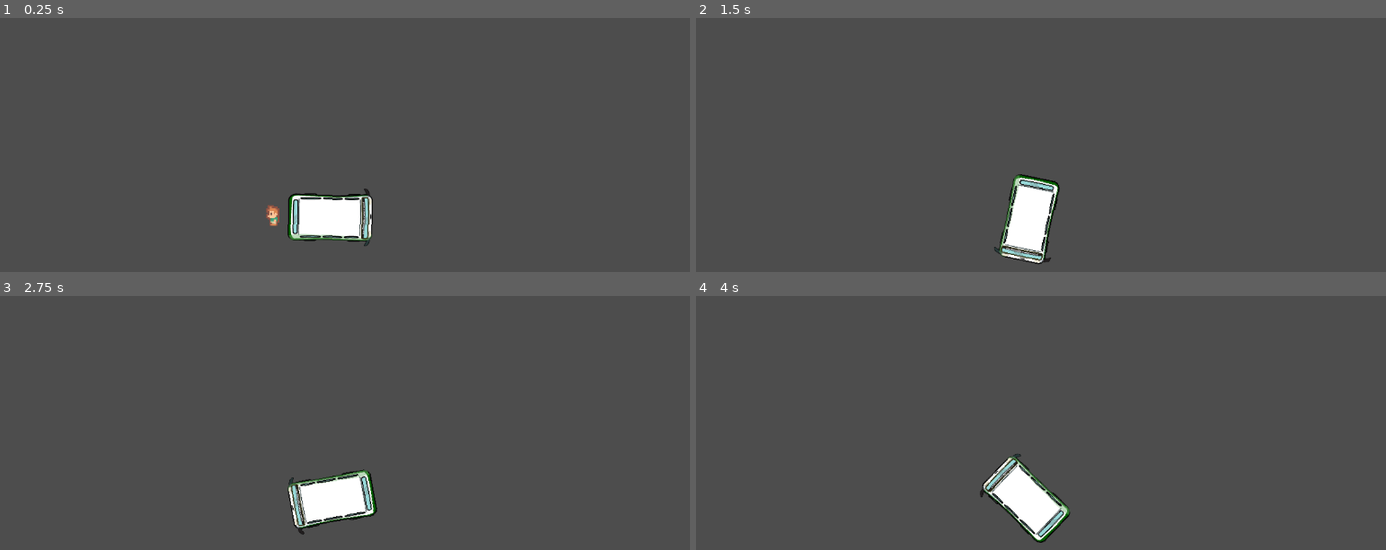
Above: before the commit, frames 1-4 (two rows, left to right).
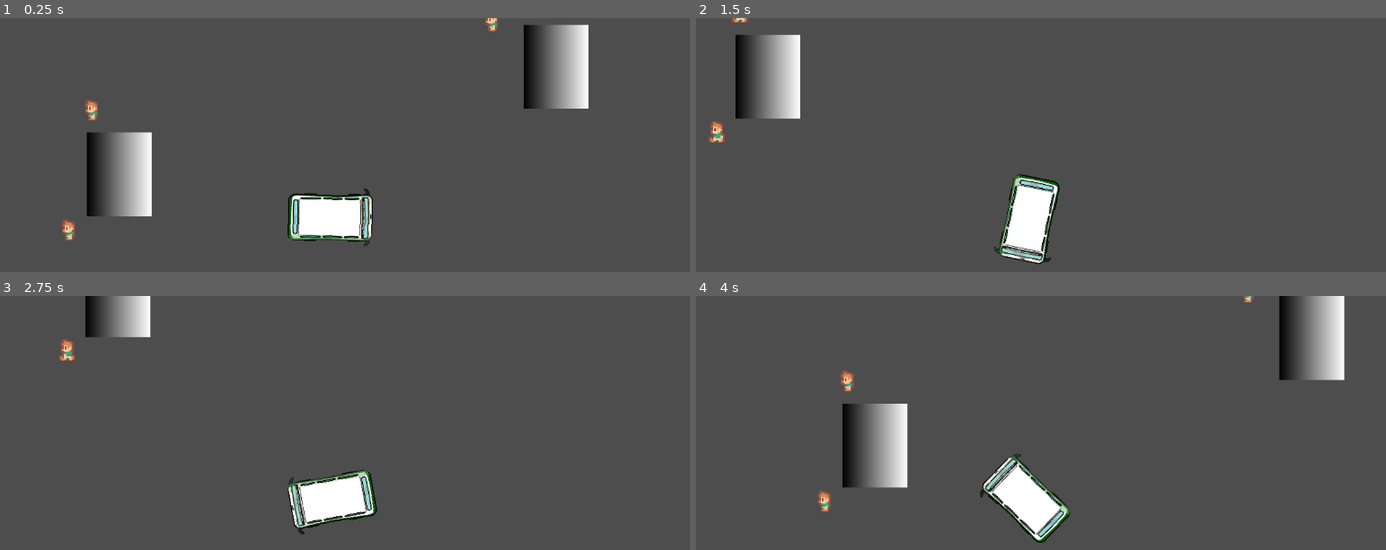
Above: after the commit, the same moments.

Repository: ParanyuLion/ArtyCoding
Game: Godot game, scene res://scene/main.tscn
The game is run twice, just before and just after one commit, with the same random seed, the same clock (stepped at 60 frames per second) and the same inputs.
Inputs:
- Up to frame 1 (0.25 s): no input
- Up to frame 2 (1.5 s): hold D (right) 0.53-1.28 s; hold W (foward) 0.53-1.28 s; hold S (backward) from 1.28 s (still down); tap W (foward) at 1.35 s
- Up to frame 3 (2.75 s): release S (backward) at 2.03 s; hold D (right) from 2.03 s (still down); hold W (foward) from 2.03 s (still down)
- Up to frame 4 (4 s): release W (foward) at 2.78 s; tap W (foward) at 2.85 s; release D (right) at 3.53 s; hold A (left) from 3.53 s (still down); hold W (foward) from 3.53 s (still down)

The runs differ from the first frame. In frame 1, 5.5% of the frame differs, in the area x 8-86%, y 0-88%; in frame 2, 2.7%; in frame 3, 1.4%; in frame 4, 5.4%.

Commit message:
Dek phee 7 - 0

Diff:
--- a/scene/bus_stop.tscn
+++ b/scene/bus_stop.tscn
@@ -1,16 +1,31 @@
-[gd_scene load_steps=3 format=3 uid="uid://31ukv85kfc0y"]
+[gd_scene load_steps=6 format=3 uid="uid://31ukv85kfc0y"]
 
-[ext_resource type="Script" path="res://scripts/bus_stop.gd" id="1_g51yx"]
+[ext_resource type="Script" uid="uid://hkbeou3i03b3" path="res://scripts/bus_stop.gd" id="1_g51yx"]
 
 [sub_resource type="RectangleShape2D" id="RectangleShape2D_2c4s3"]
 size = Vector2(104, 139)
+
+[sub_resource type="Gradient" id="Gradient_wkeg8"]
+
+[sub_resource type="GradientTexture1D" id="GradientTexture1D_n57hs"]
+gradient = SubResource("Gradient_wkeg8")
+
+[sub_resource type="RectangleShape2D" id="RectangleShape2D_aeu2y"]
+size = Vector2(256, 249)
 
 [node name="Bus_stop" type="Area2D"]
 script = ExtResource("1_g51yx")
 
 [node name="CollisionShape2D" type="CollisionShape2D" parent="."]
-position = Vector2(42, 59.5)
 shape = SubResource("RectangleShape2D_2c4s3")
 debug_color = Color(0.286275, 0.627451, 0.2, 0.419608)
 
 [node name="Sprite2D" type="Sprite2D" parent="."]
+position = Vector2(0.999997, -0.49999)
+scale = Vector2(0.40625, 135)
+texture = SubResource("GradientTexture1D_n57hs")
+
+[node name="ChildDetectionArea" type="Area2D" parent="."]
+
+[node name="CollisionShape2D" type="CollisionShape2D" parent="ChildDetectionArea"]
+shape = SubResource("RectangleShape2D_aeu2y")
--- a/scene/main.tscn
+++ b/scene/main.tscn
@@ -6,15 +6,25 @@
 
 [node name="main" type="Node2D"]
 
+[node name="Bus_stop" parent="." instance=ExtResource("3_lk8hp")]
+position = Vector2(-128, -70)
+
+[node name="Bus_stop2" parent="." instance=ExtResource("3_lk8hp")]
+position = Vector2(573, -243)
+
 [node name="DekKu" parent="." instance=ExtResource("1_0xm2m")]
-position = Vector2(-148, 4)
+position = Vector2(-181, -166)
+
+[node name="DekKu2" parent="." instance=ExtResource("1_0xm2m")]
+position = Vector2(-218, 27)
+
+[node name="DekKu3" parent="." instance=ExtResource("1_0xm2m")]
+position = Vector2(461, -309)
 
 [node name="TalaiBus" parent="." instance=ExtResource("2_h2yge")]
-position = Vector2(-1, -4)
+position = Vector2(212, -2)
 rotation = 0.0298858
+scale = Vector2(1, 1)
 
 [node name="Camera2D" type="Camera2D" parent="TalaiBus"]
 position = Vector2(1, 4)
-
-[node name="Bus_stop" parent="." instance=ExtResource("3_lk8hp")]
-position = Vector2(-51, -64)
--- a/scripts/bus_stop.gd
+++ b/scripts/bus_stop.gd
@@ -1,13 +1,20 @@
 extends Area2D
 
-signal bus_arrived  # 🧨 ประกาศ signal
+signal bus_arrived  # ไม่ได้ใช้ในเวอร์ชันนี้ แต่ยังสามารถเอาไปเชื่อมเพิ่มได้
 
 @onready var talai_bus = get_node("/root/main/TalaiBus")
+@onready var child_area = $ChildDetectionArea  # ต้องมี Area2D ชื่อ ChildDetectionArea
 
 func _ready():
 	connect("body_entered", self._on_body_entered)
 
 func _on_body_entered(body):
 	if body == talai_bus:
-		print("🚍 TalaiBus มาถึง BusStop แล้ว!")
-		emit_signal("bus_arrived")  # 🔥 แจ้งทุกคนที่ connect ไว้
+		print("🚍 TalaiBus มาถึงป้าย ", name)
+
+		var children = child_area.get_overlapping_bodies()
+		for child in children:
+			if child is CharacterBody2D and child.name.begins_with("Dek"):
+				print("👦 แจ้ง DekKu: ", child.name)
+				if child.has_method("_on_bus_arrived"):
+					child._on_bus_arrived()
--- a/scripts/dek_ku.gd
+++ b/scripts/dek_ku.gd
@@ -1,38 +1,47 @@
 extends CharacterBody2D
 
-@onready var bus_stop = get_node("../Bus_stop")  # Absolute path
-@export var target_position: Vector2  # ตำแหน่งที่ DekKu จะเดินไป (เช่น หน้ารถ)
 @onready var talai_bus = get_node("/root/main/TalaiBus")
-
+@onready var anim = $AnimatedSprite2D
 
 var walking := false
 var speed := 100
 #var velocity := Vector2.ZERO
+var last_direction := "down"
 
 func _ready():
-	if bus_stop:
-		var is_here = bus_stop.connect("bus_arrived", self._on_bus_arrived)
-		print(is_here)
-		print("👦 DekKu พร้อมรับ signal แล้ว")
-	else:
-		print("❌ DekKu ยังไม่ได้เชื่อม bus_stop ใน Inspector")
+	print("👦 DekKu: พร้อมรอฟังสัญญาณจากป้ายรถเมล์")
 
 func _on_bus_arrived():
-	print("👦 DekKu: ได้รับ signal แล้ว! เริ่มเดินไปที่รถ")
+	print("👦 ได้รับสัญญาณจาก BusStop → เริ่มเดินไปขึ้นรถ")
 	walking = true
 
 func _physics_process(delta):
 	if walking:
-		var collision = move_and_collide(velocity*delta)
-		var bus_pos = talai_bus.global_position  # อัปเดตทุกเฟรม
-		var direction = (bus_pos - global_position).normalized()
+		var direction = (talai_bus.global_position - global_position).normalized()
 		velocity = direction * speed
-		move_and_slide()
 
-		if collision:
-			var collider = collision.get_collider()
-			if collider is CharacterBody2D:
-				print("✅ DekKu: ถึงรถแล้ว")
-				walking = false
-				velocity = Vector2.ZERO
-				queue_free()
+		play_walk_animation(direction)
+
+		var collision = move_and_collide(velocity * delta)
+		if collision and collision.get_collider() == talai_bus:
+			print("✅ DekKu: ถึงรถแล้ว")
+			walking = false
+			velocity = Vector2.ZERO
+			anim.stop()
+			queue_free()
+
+func play_walk_animation(dir: Vector2):
+	if abs(dir.x) > abs(dir.y):
+		if dir.x > 0:
+			anim.play("walk_right")
+			last_direction = "right"
+		else:
+			anim.play("walk_left")
+			last_direction = "left"
+	else:
+		if dir.y > 0:
+			anim.play("walk_down")
+			last_direction = "down"
+		else:
+			anim.play("walk_up")
+			last_direction = "up"
Not shown: 1 places in scene/dek_ku.tscn that only renumber resources
Not shown, added: scripts/bus_stop.gd.uid
